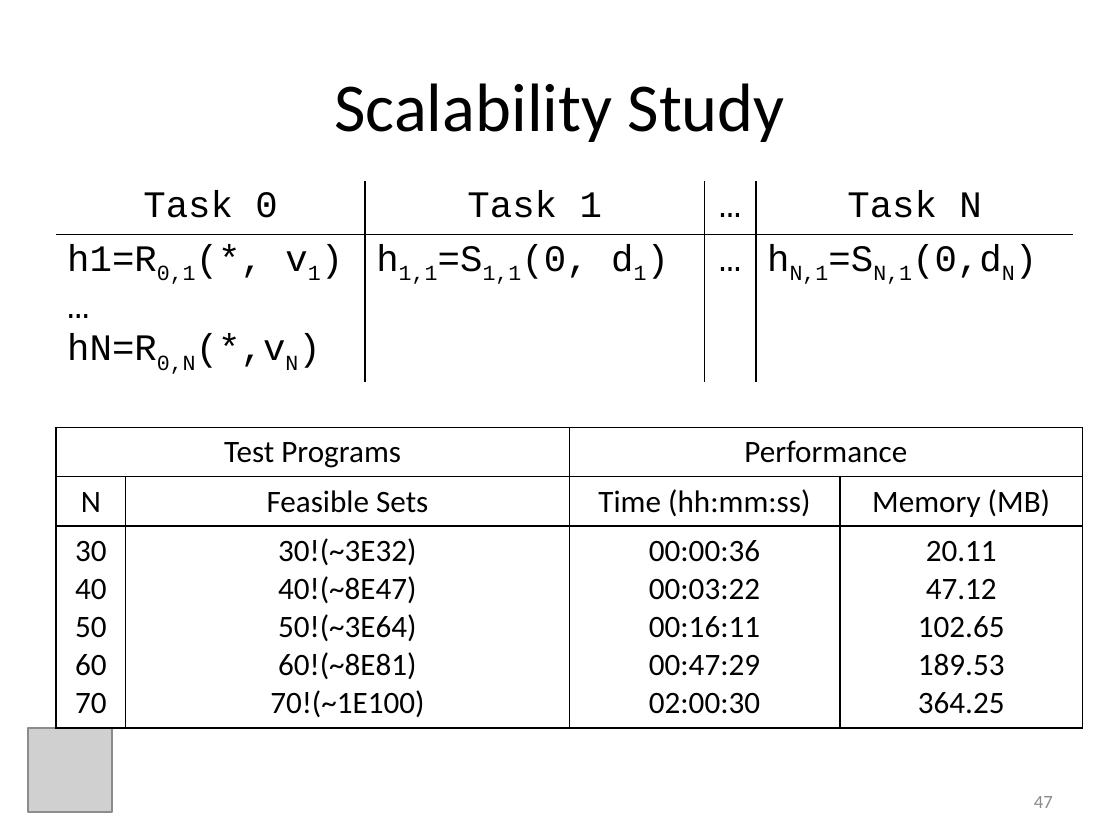
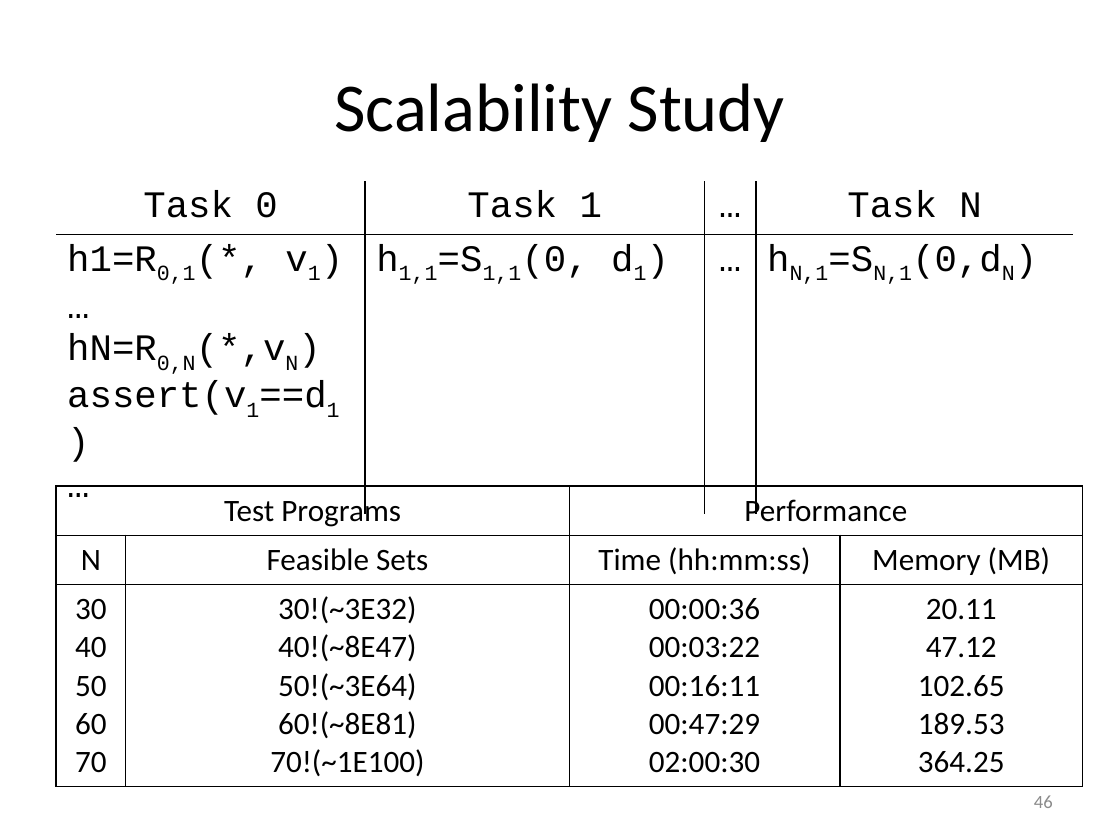
Before and after one commit to ericmercer/MP-trace-language, a slide deck: slide 46 of presentations/ASE2013.pptx (slide 47 before the commit). Drawn at 1120x840 pixels with LibreOffice and Linux fonts; fonts in the diff are those of the drawing; grey boxes stand for pictures. Boxes give left, top, right and bottom in pixels: in the first picture for what was removed or moved away, otherwise in the second. Text is boxed around its words. In the diff, an @@ line names an element or a change of style, - is before the commit and + after.

```diff
--- a/presentations/ASE2013.pptx
+++ b/presentations/ASE2013.pptx
@@ table at (56,181,1073,473) @@
-row 2, column 1: h1=R0,1(*, v1) / … / hN=R0,N(*,vN)
+row 2, column 1: h1=R0,1(*, v1) / … / hN=R0,N(*,vN) / assert(v1==d1) / …
@@ table: place and size @@
-table at (56,428,1083,722)
+table at (56,486,1083,781)
@@ picture removed at (28,728,112,812) @@
@@ page number at (1034,795,1053,808): text changed @@
-47
+46
```
Also in this commit, not shown: 12 other slides changed, 1 slide removed, 2 other files.
